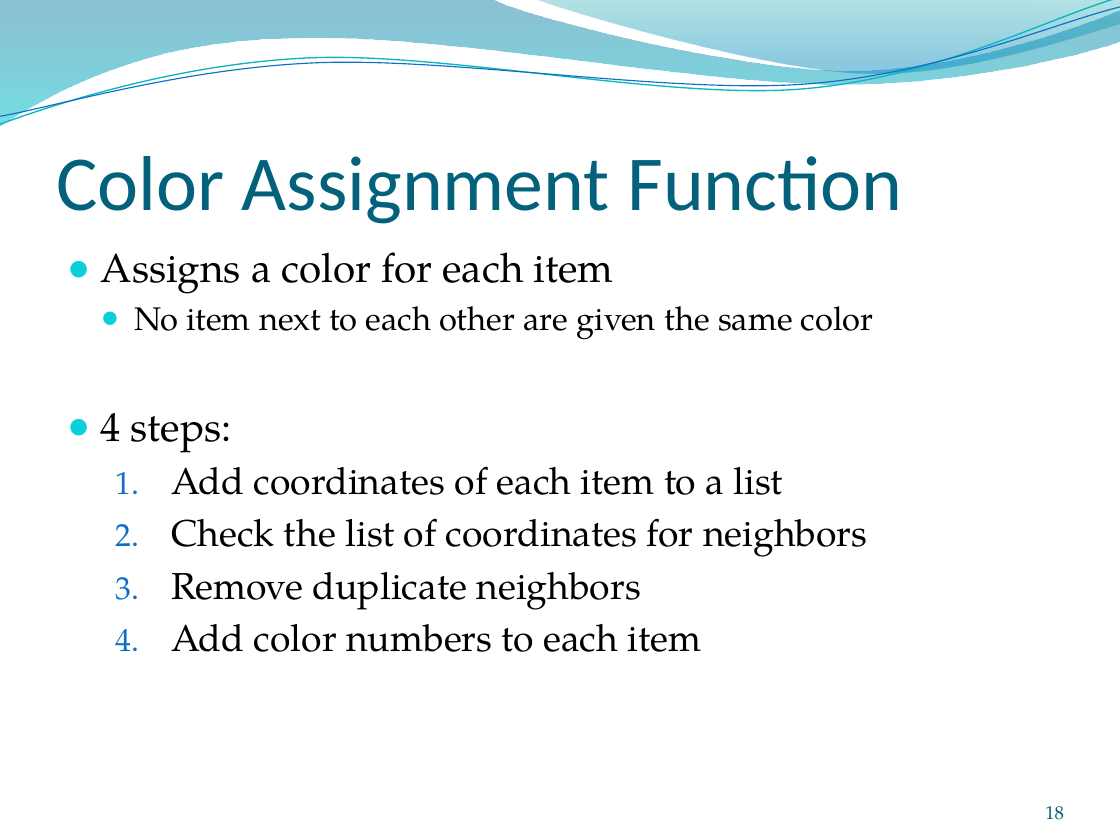
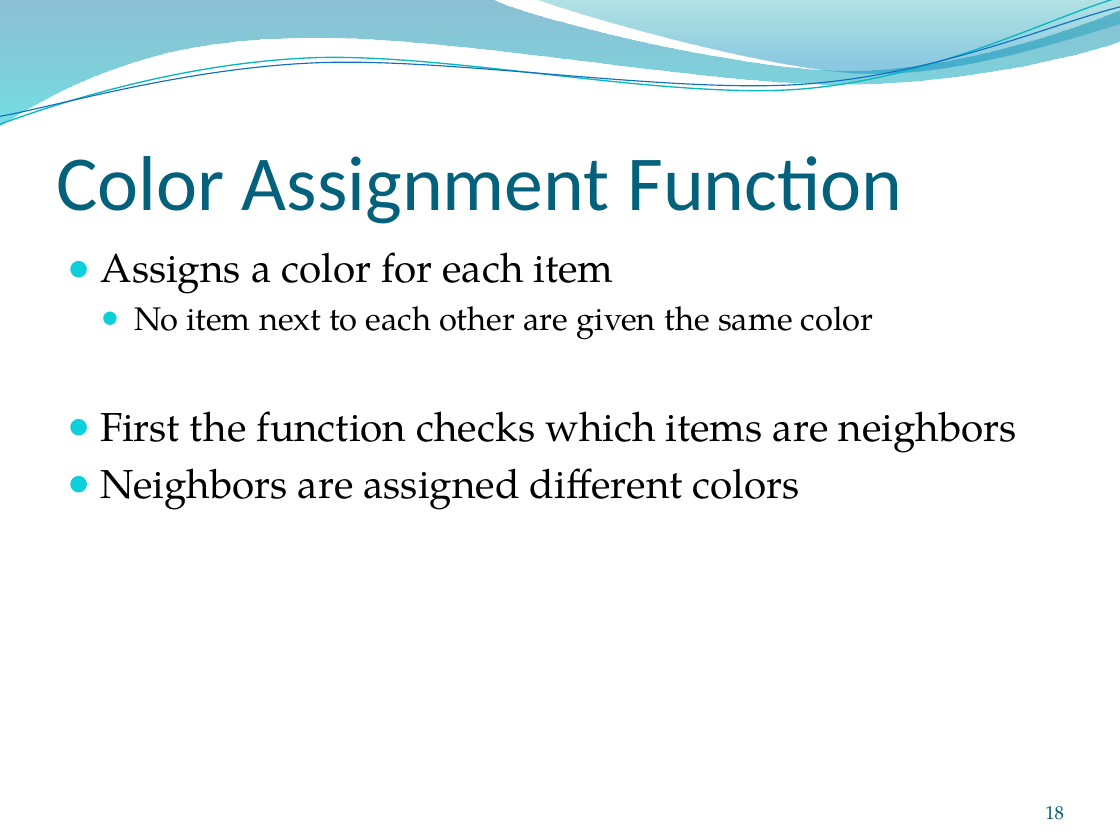
Before and after one commit to montelongoj/p2-b130-aau-2011, a slide deck: slide 18 of P2 project Bag Packer Program.pptx. Drawn at 1120x840 pixels with LibreOffice and Linux fonts; fonts in the diff are those of the drawing; background and template pictures are left out. Boxes give left, top, right and bottom in pixels: in the first picture for what was removed or moved away, otherwise in the second. Text is boxed around its words. In the diff, an @@ line names an element or a change of style, - is before the commit and + after.

```diff
--- a/P2 project Bag Packer Program.pptx
+++ b/P2 project Bag Packer Program.pptx
@@ text at bbox=[101, 411, 1017, 510]: text changed; size 24 to 26 pt @@
-● 4 steps:
-  1. Add coordinates of each item to a list
-  2. Check the list of coordinates for neighbors
-  3. Remove duplicate neighbors
-  4. Add color numbers to each item
+● First the function checks which items are neighbors
+● Neighbors are assigned different colors
```
Also in this commit, not shown: 2 other slides changed.
